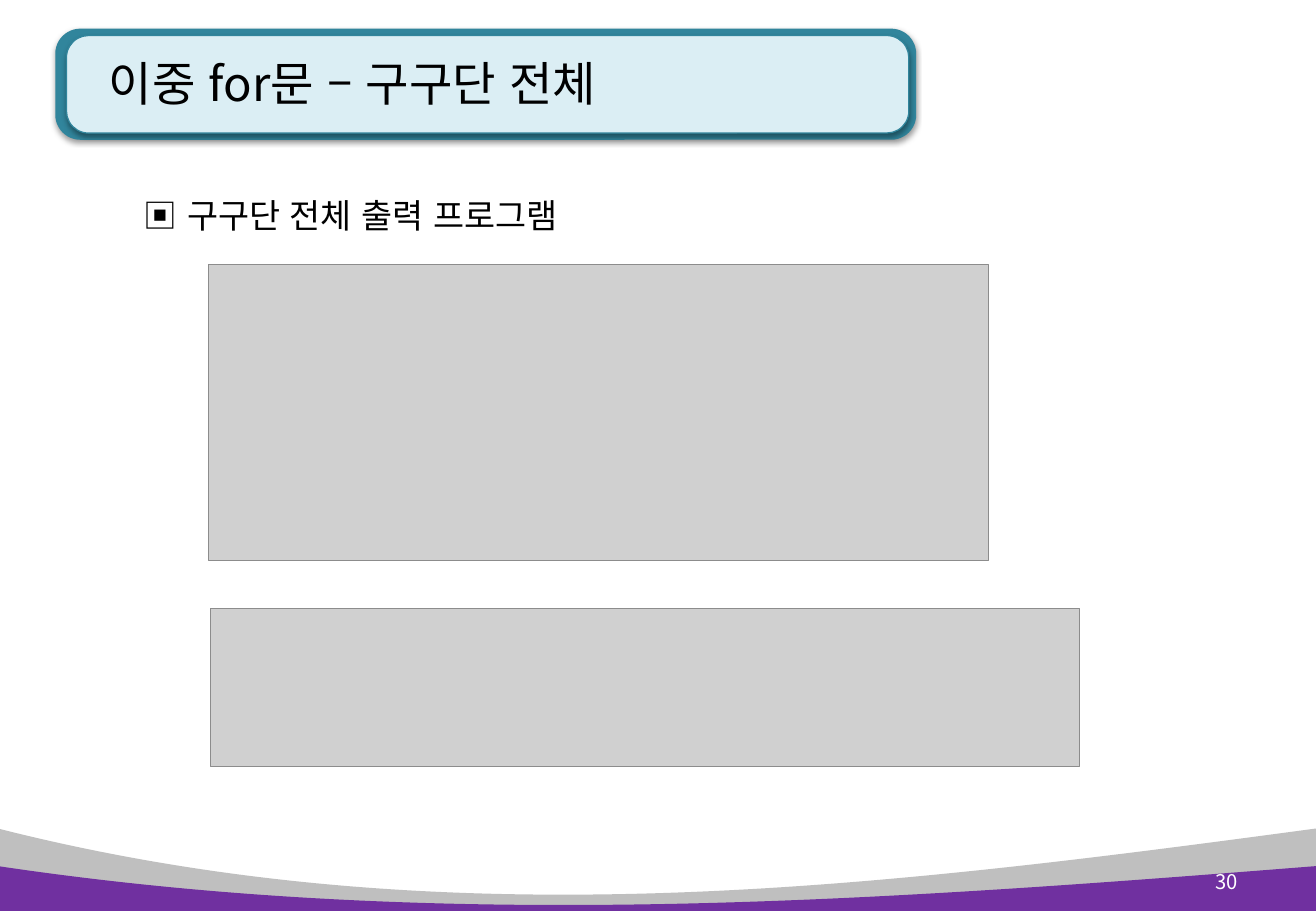
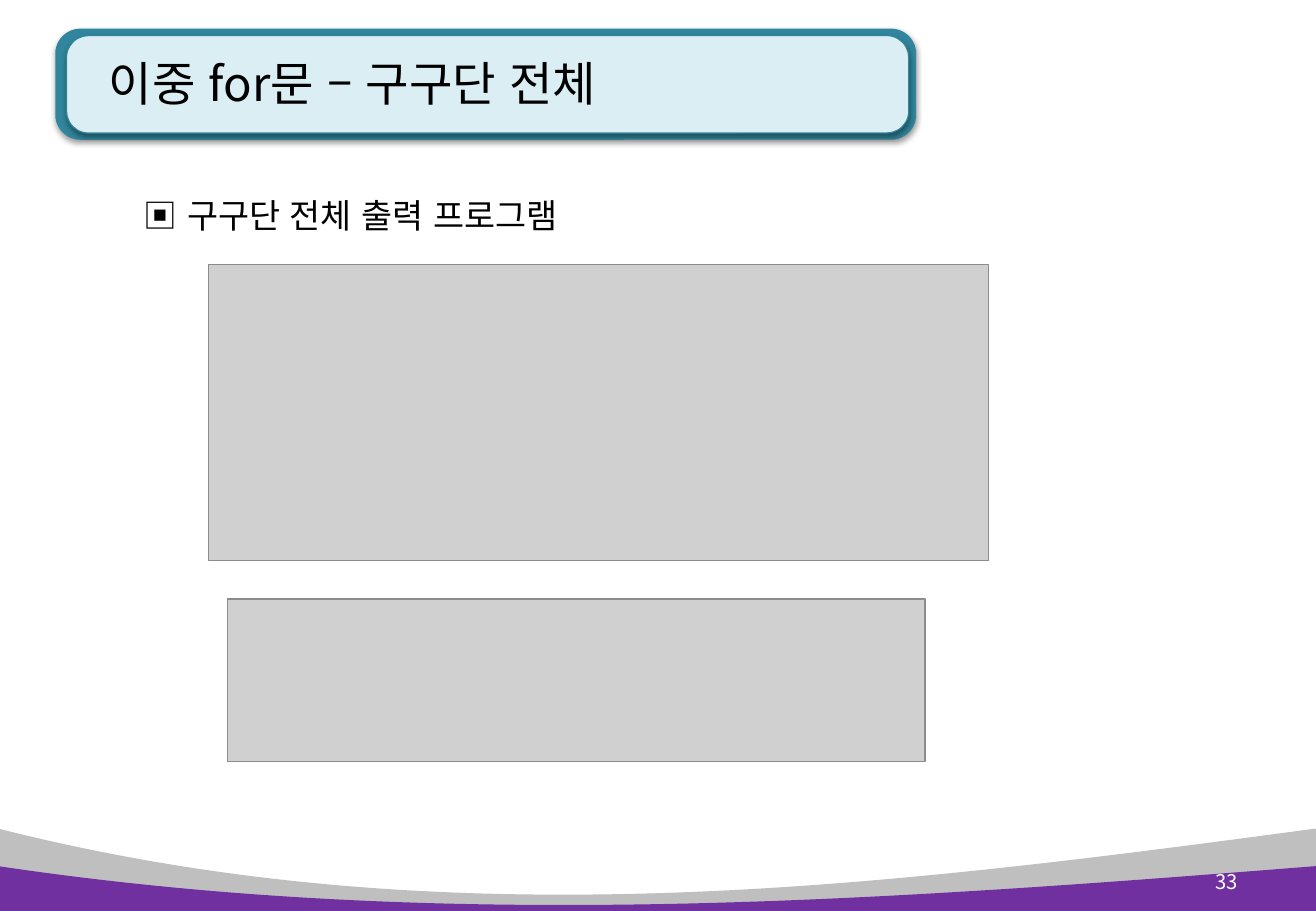
Before and after one commit to kiyongee2/green_pyworks, a slide deck: slide 33 of python_ppt_2023/Python 3장. 제어문(조건, 반복).pptx (slide 30 before the commit). Drawn at 1316x911 pixels with LibreOffice and Linux fonts; fonts in the diff are those of the drawing; grey boxes stand for pictures. Boxes give left, top, right and bottom in pixels: in the first picture for what was removed or moved away, otherwise in the second. Text is boxed around its words. In the diff, an @@ line names an element or a change of style, - is before the commit and + after.

```diff
--- a/python_ppt_2023/Python 3장. 제어문(조건, 반복).pptx
+++ b/python_ppt_2023/Python 3장. 제어문(조건, 반복).pptx
@@ picture: place and size @@
-picture at (210, 609, 1080, 767)
+picture at (227, 599, 925, 762)
@@ page number at (1216, 868, 1238, 890): text changed @@
-30
+33
```
Also in this commit, not shown: 7 other slides changed, 5 slides added, 3 other files.
